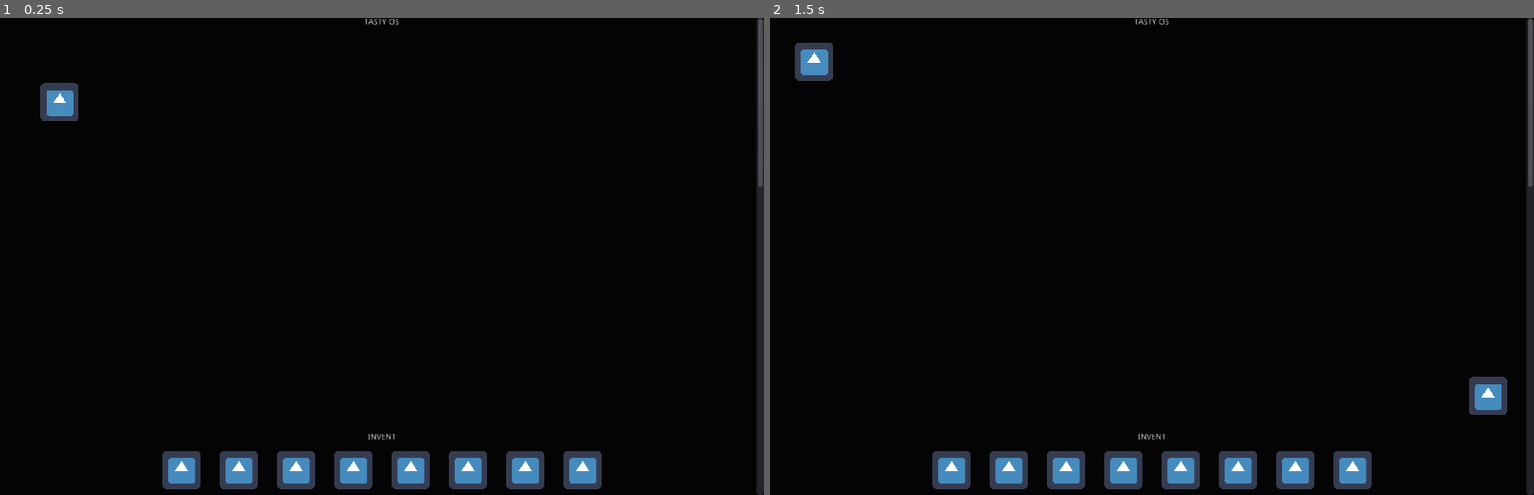
Above: before the commit, frames 1-2 (left to right).
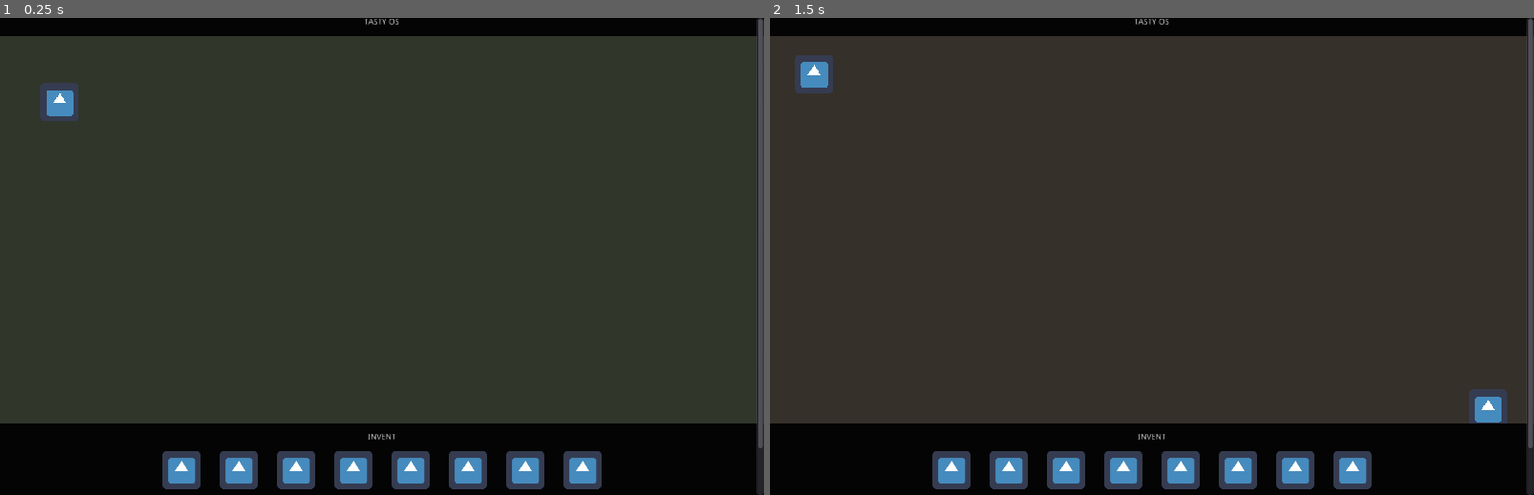
Above: after the commit, the same moments.

Repository: tastytentacles/tastybugs.github.io
Game: Godot game, scene res://tasty_os.tscn
Two runs of this game, one before a commit and one after it. Both use one fixed random seed, a clock stepped at 60 frames per second and the inputs below. The engine's default icon, where the game draws it, is replaced by a stand-in: a white triangle on a blue panel in a dark square.
Inputs (mouse positions are in pixels of both pictures, inside the frame that each line leads up to):
- Up to frame 1 (0.25 s): no input
- Up to frame 2 (1.5 s): tap Enter at 0.5 s; move the mouse to (831, 103) at 0.52 s; click (831, 103) at 0.67 s; tap Space at 1.25 s; move the mouse to (999, 280) at 1.27 s; click (999, 280) at 1.42 s

The runs differ from the first frame. In frame 1, 80% of the frame differs, in the area x 0-100%, y 3-91%; in frame 2, 81%.

Commit message:
clean frame

Diff:
--- a/proj_dir/map_screen.tscn
+++ b/proj_dir/map_screen.tscn
@@ -10,6 +10,12 @@
 [node name="map_screen" type="Node2D"]
 script = ExtResource( 1 )
 
+[node name="ColorRect" type="ColorRect" parent="."]
+margin_right = 1280.0
+margin_bottom = 800.0
+mouse_filter = 2
+color = Color( 0.192157, 0.215686, 0.168627, 1 )
+
 [node name="hot_point_test_bed" type="Area2D" parent="."]
 position = Vector2( 100, 111 )
 script = ExtResource( 3 )
--- a/proj_dir/tasty_os.tscn
+++ b/proj_dir/tasty_os.tscn
@@ -18,7 +18,7 @@
 
 [node name="VBoxContainer" type="VBoxContainer" parent="ScrollContainer"]
 margin_right = 1280.0
-margin_bottom = 2310.0
+margin_bottom = 886.0
 mouse_filter = 2
 size_flags_horizontal = 3
 custom_constants/separation = 16
@@ -29,23 +29,26 @@
 text = "TASTY OS"
 align = 1
 
-[node name="ViewportContainer" type="ViewportContainer" parent="ScrollContainer/VBoxContainer"]
+[node name="CenterContainer2" type="CenterContainer" parent="ScrollContainer/VBoxContainer"]
 margin_top = 30.0
 margin_right = 1280.0
 margin_bottom = 680.0
-grow_horizontal = 2
-grow_vertical = 2
+mouse_filter = 2
+
+[node name="ViewportContainer" type="ViewportContainer" parent="ScrollContainer/VBoxContainer/CenterContainer2"]
+margin_right = 1280.0
+margin_bottom = 650.0
 mouse_filter = 2
 size_flags_horizontal = 3
 size_flags_vertical = 3
 
-[node name="Viewport" type="Viewport" parent="ScrollContainer/VBoxContainer/ViewportContainer"]
+[node name="Viewport" type="Viewport" parent="ScrollContainer/VBoxContainer/CenterContainer2/ViewportContainer"]
 size = Vector2( 1280, 650 )
 handle_input_locally = false
 render_target_update_mode = 3
 physics_object_picking = true
 
-[node name="map_screen" parent="ScrollContainer/VBoxContainer/ViewportContainer/Viewport" instance=ExtResource( 1 )]
+[node name="map_screen" parent="ScrollContainer/VBoxContainer/CenterContainer2/ViewportContainer/Viewport" instance=ExtResource( 1 )]
 
 [node name="Label2" type="Label" parent="ScrollContainer/VBoxContainer"]
 margin_top = 696.0
@@ -126,92 +129,3 @@
 margin_right = 160.0
 margin_bottom = 160.0
 texture = ExtResource( 2 )
-
-[node name="Label3" type="Label" parent="ScrollContainer/VBoxContainer"]
-margin_top = 902.0
-margin_right = 1280.0
-margin_bottom = 2310.0
-text = "INVENT
-
-
-
-
-
-
-
-
-
-
-
-
-
-
-
-
-
-
-
-
-
-
-
-
-
-
-
-
-
-
-
-
-
-
-
-
-
-
-
-
-
-
-
-
-
-
-
-
-
-
-
-
-
-
-
-
-
-
-
-
-
-
-
-
-
-
-
-
-
-
-
-
-
-
-
-
-
-
-
-
-
-INVENT"
-align = 1
--- a/proj_dir/test_bed.tscn
+++ b/proj_dir/test_bed.tscn
@@ -6,8 +6,14 @@
 [node name="test_bed" type="Node2D"]
 script = ExtResource( 2 )
 
+[node name="ColorRect" type="ColorRect" parent="."]
+margin_right = 1280.0
+margin_bottom = 800.0
+mouse_filter = 2
+color = Color( 0.215686, 0.192157, 0.168627, 1 )
+
 [node name="Camera2D" type="Camera2D" parent="."]
-position = Vector2( 640, 360 )
+position = Vector2( 640, 339 )
 current = true
 
 [node name="Icon" type="Sprite" parent="."]
